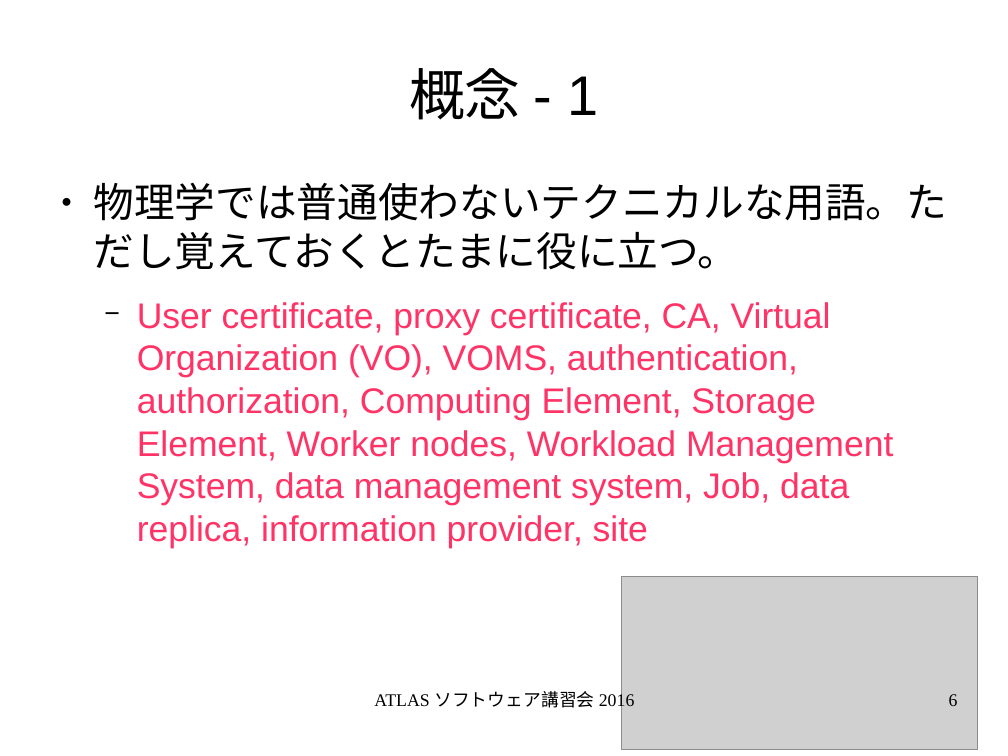
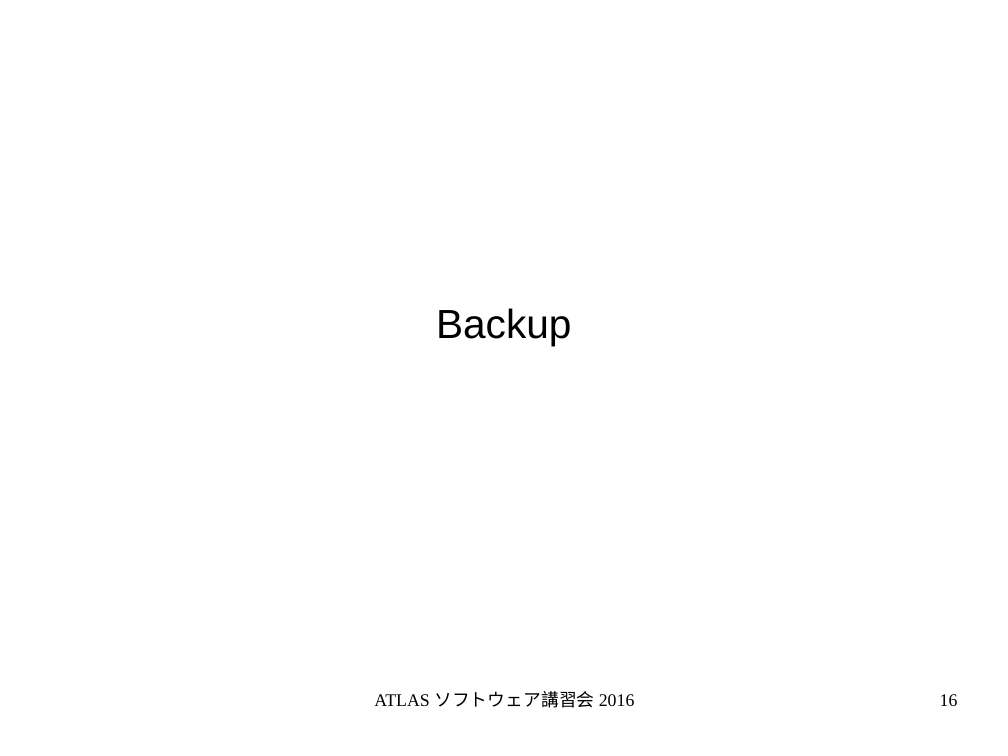
Before and after one commit to GenKawamura/2016-ATLAS-Japan-computing-tutorial, a slide deck: slide 16 of slides/odp/grid_computing.odp (slide 6 before the commit). Drawn at 1008x756 pixels with LibreOffice and Linux fonts; fonts in the diff are those of the drawing; grey boxes stand for pictures. Boxes give left, top, right and bottom in pixels: in the first picture for what was removed or moved away, otherwise in the second. Text is boxed around its words. In the diff, an @@ line names an element or a change of style, - is before the commit and + after.

```diff
--- a/slides/odp/grid_computing.odp
+++ b/slides/odp/grid_computing.odp
@@ title removed at (x1=409, y1=68, x2=599, y2=120) @@
-概念 - 1
@@ text removed at (x1=94, y1=183, x2=948, y2=548) @@
-● 物理学では普通使わないテクニカルな用語。ただし覚えておくとたまに役に立つ。
-  − User certificate, proxy certificate, CA, Virtual Organization (VO), VOMS, authentication, authorization, Computing Element, Storage Element, Worker nodes, Workload Management System, data management system, Job, data replica, information provider, site
@@ subtitle added at (x1=436, y1=308, x2=571, y2=346), 32 pt, text #000000 @@
+Backup
@@ picture removed at (x1=622, y1=576, x2=979, y2=750) @@
@@ page number at (x1=940, y1=694, x2=958, y2=706): text changed @@
-6
+16
```
Also in this commit, not shown: 14 other slides changed, 1 slide added, 6 other files.
